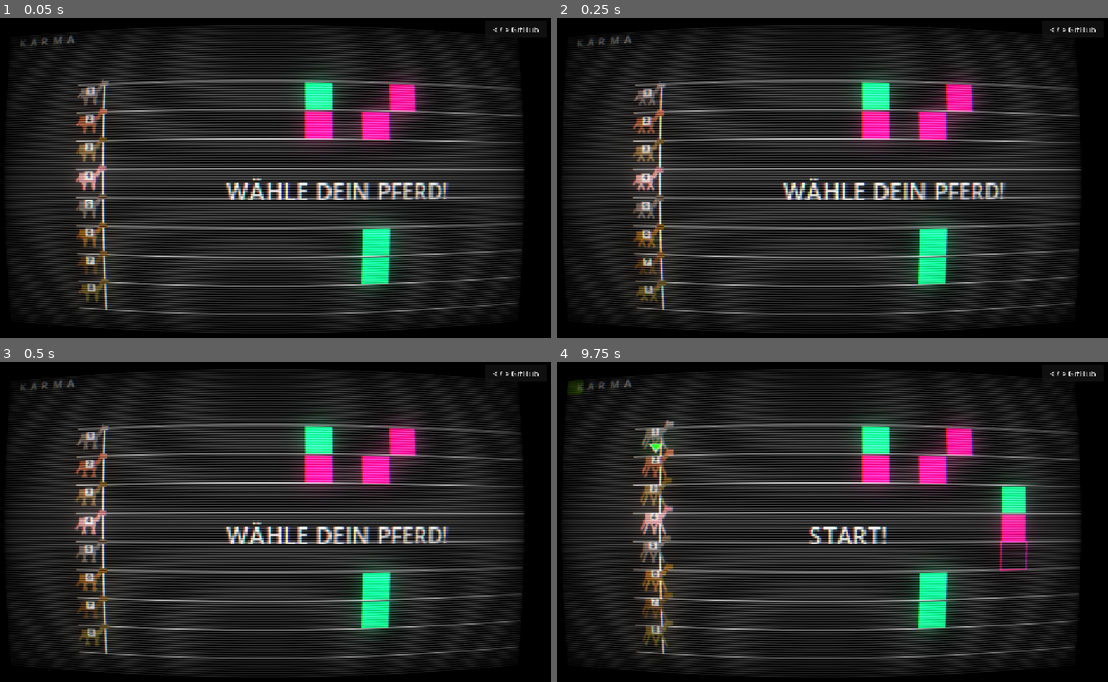
Above: before the commit, frames 1-4 (two rows, left to right).
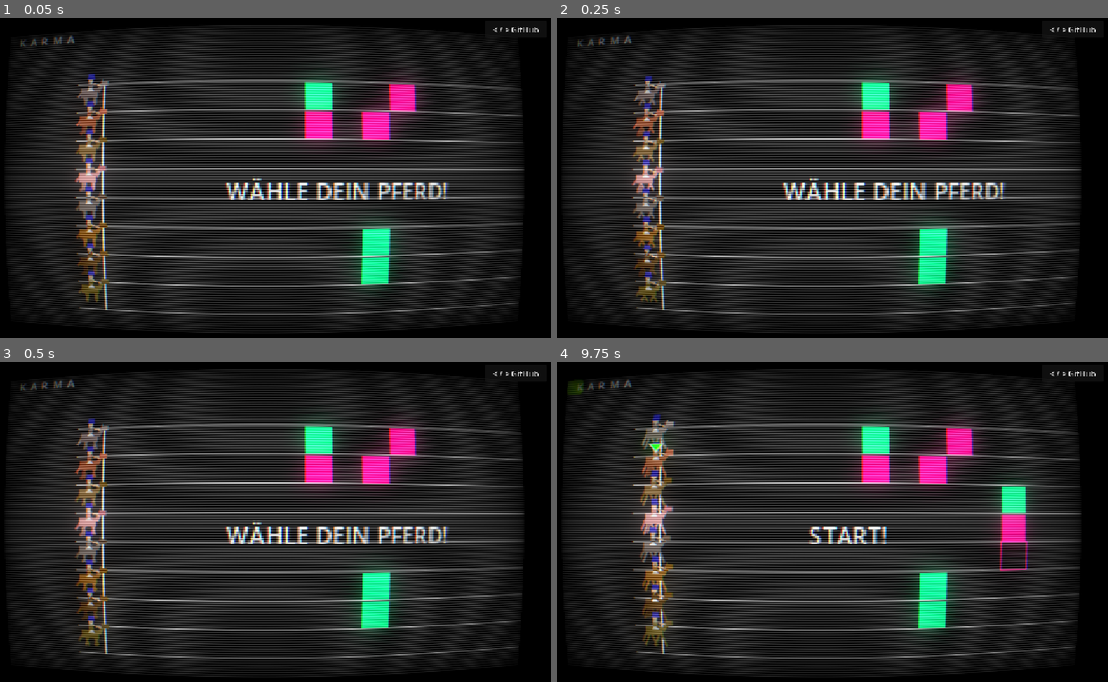
Above: after the commit, the same moments.

Repository: ammul/cyber-derby
Game: Godot game, scene res://RaceTrack.tscn
The game is run twice, just before and just after one commit, with the same random seed, the same clock (stepped at 60 frames per second) and the same inputs.
Inputs (mouse positions are in pixels of both pictures, inside the frame that each line leads up to):
- Up to frame 1 (0.05 s): no input
- Up to frame 2 (0.25 s): no input
- Up to frame 3 (0.5 s): no input
- Up to frame 4 (9.75 s): click "< / > GitHub" at 0.5 s; click "< / > GitHub" at 1.25 s; click "< / > GitHub" at 2 s; tap Enter at 2.75 s; move the mouse to (948, 506) at 2.77 s; hold Shift 2.78-3.5 s; click (948, 506) at 2.92 s; drag from (705, 538) to (793, 586) at 3.52 s; move the mouse to (876, 451) at 4.27 s; tap Ctrl at 4.35, 8.85 s; click (876, 451) at 4.42 s; drag from (793, 586) to (650, 474) at 5.02 s; move the mouse to (992, 570) at 5.77 s; tap Alt at 5.85 s; click (992, 570) at 5.92 s; drag from (650, 474) to (733, 442) at 6.52 s; move the mouse to (849, 522) at 7.27 s; hold Shift 7.28-8 s; click (849, 522) at 7.42 s; drag from (733, 442) to (705, 538) at 8.02 s; move the mouse to (948, 506) at 8.77 s; click (948, 506) at 8.92 s; drag from (705, 538) to (793, 586) at 9.52 s

The runs differ from the first frame. In frame 1, 0.8% of the frame differs, in the area x 14-19%, y 17-86%; in frame 2, 0.9%, in the area x 14-19%, y 18-87%; in frame 3, 0.8%; in frame 4, 0.8%.

Commit message:
feat: add jockey rider rendering and horse sex anatomy
Replaces the number-saddle placeholder with a proper jockey sprite
(helmet, jersey, reins, race bib) drawn above the horse's body.
Male horses (50 % random) also render anatomically correct anatomy.

Co-Authored-By: Claude Sonnet 4.6 <noreply@anthropic.com>

Diff:
--- a/Horse.gd
+++ b/Horse.gd
@@ -24,12 +24,14 @@
 
 var lightning_timer: float = 0.0
 var is_shocked: bool = false
+var is_male: bool = false
 
 var _horses_cache: Array = []
 var _decision_timer: float = 0.0
 
 
 func _ready() -> void:
+	is_male = randf() > 0.5
 	add_to_group(GameConfig.GROUP_HORSES)
 	if track:
 		position.x = GameConfig.START_LINE_X - 30
@@ -246,7 +248,6 @@
 	var draw_body_color := body_color + tint
 	var draw_head_color := head_color + tint
 	var draw_tail_color := head_color + tint
-	var draw_saddle_color := Color(1, 1, 1, 1)
 
 	draw_line(Vector2(-10, -10 + bob), Vector2(-16, -4 + sin(animation_time * GameConfig.TAIL_FREQ) * GameConfig.TAIL_AMPLITUDE), draw_tail_color, 3.0)
 
@@ -254,13 +255,11 @@
 	draw_line(Vector2(-4, -5 + bob), Vector2(-4 - leg_swing, 8), draw_body_color, 3.0)
 
 	draw_rect(Rect2(-12, -15 + bob, 22, 12), draw_body_color)
-	draw_rect(Rect2(-4, -15 + bob, 8, 4), draw_saddle_color)
-
-	var default_font := ThemeDB.get_fallback_font()
-	var saddle_pos := Vector2(-5, -16 + bob)
-	var saddle_size := Vector2(10, 10)
-	draw_rect(Rect2(saddle_pos, saddle_size), draw_saddle_color)
-	draw_string(default_font, saddle_pos + Vector2(0, 8), str(horse_index + 1), HORIZONTAL_ALIGNMENT_CENTER, saddle_size.x, GameConfig.SADDLE_FONT_SIZE, Color(0, 0, 0))
+
+	if is_male:
+		_draw_male_anatomy(bob, draw_body_color)
+
+	draw_rect(Rect2(-4, -15 + bob, 8, 4), Color(1, 1, 1, 1))
 
 	draw_line(Vector2(5, -5 + bob), Vector2(5 + leg_swing, 8), draw_body_color, 3.0)
 	draw_line(Vector2(8, -5 + bob), Vector2(8 - leg_swing, 8), draw_body_color, 3.0)
@@ -268,6 +267,44 @@
 	draw_line(Vector2(10, -10 + bob), Vector2(15, -20 + bob), draw_body_color, 5.0)
 	draw_rect(Rect2(13, -24 + bob, 10, 7), draw_head_color)
 	draw_rect(Rect2(14, -26 + bob, 2, 3), draw_head_color)
+
+	_draw_rider(bob, draw_body_color)
+
+
+func _draw_rider(bob: float, jersey_color: Color) -> void:
+	var skin := Color(0.95, 0.78, 0.62)
+	var helmet_color := Color(0.15, 0.15, 0.75)
+
+	# Lower legs hanging alongside the horse's barrel
+	draw_line(Vector2(-3, -15 + bob), Vector2(-9, -8 + bob), jersey_color, 2.5)
+	draw_line(Vector2(3, -15 + bob), Vector2(9, -8 + bob), jersey_color, 2.5)
+
+	# Torso (jersey in horse's colours)
+	draw_rect(Rect2(-3, -24 + bob, 6, 9), jersey_color)
+
+	# Race-number bib on torso
+	var default_font := ThemeDB.get_fallback_font()
+	draw_string(default_font, Vector2(-3, -20 + bob), str(horse_index + 1), HORIZONTAL_ALIGNMENT_CENTER, 6, GameConfig.SADDLE_FONT_SIZE, Color(1, 1, 1))
+
+	# Head (skin)
+	draw_rect(Rect2(-3, -29 + bob, 6, 5), skin)
+
+	# Helmet body + brim
+	draw_rect(Rect2(-4, -34 + bob, 8, 6), helmet_color)
+	draw_rect(Rect2(-5, -29 + bob, 10, 2), helmet_color)
+
+	# Forward arm holding reins
+	draw_line(Vector2(3, -21 + bob), Vector2(13, -18 + bob), skin, 2.0)
+
+
+func _draw_male_anatomy(bob: float, coat_color: Color) -> void:
+	var phallus_color := coat_color.darkened(0.25)
+	# Sheath hanging from belly between rear legs
+	draw_rect(Rect2(-9, -2 + bob, 5, 6), phallus_color)
+	draw_circle(Vector2(-6, 5 + bob), 2.5, phallus_color)
+	# Testes
+	draw_circle(Vector2(-4, 7 + bob), 2.5, phallus_color)
+	draw_circle(Vector2(-9, 7 + bob), 2.5, phallus_color)
 
 
 func _draw_selection_indicator() -> void:
